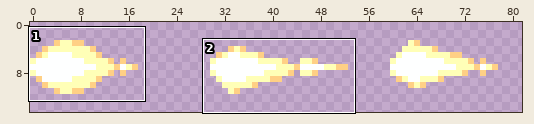
Sprite sheet, stored at guns/astrifle/gbstg44/bulletmuzzle3.png. Above: a wide view before the commit, with the close-up outlined.
Close-up. Earlier state:
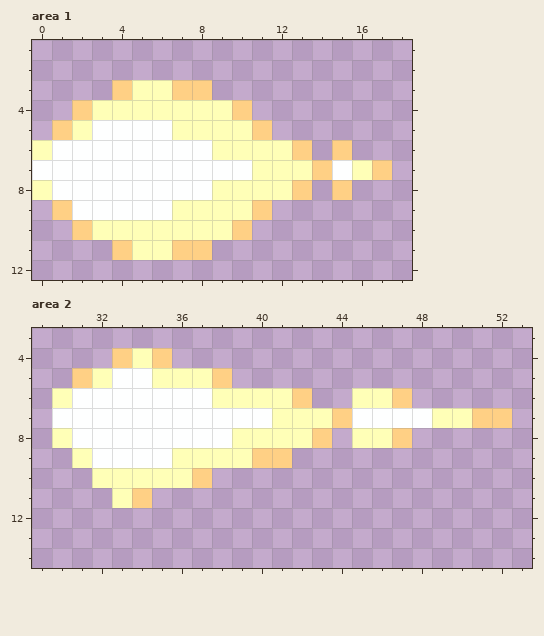
The file is 90x15 pixels. Shown: area 1: x 0..18, y 1..12; area 2: x 29..53, y 3..14. The wide view leaves out empty margins. The commit also changed other parts of the picture, which this record leaves out.
And afterwards:
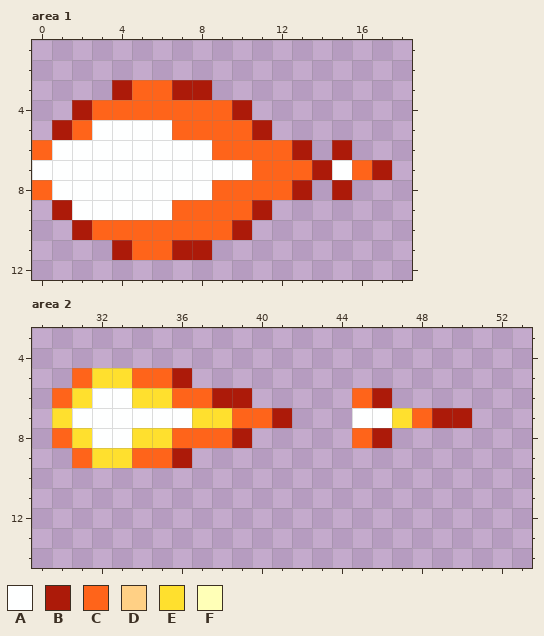
Palette (. is transparent): A #feffff  B #ac1a09  C #ff641a  D #ffd085  E #ffe02e  F #ffffb7
Difference:
Changed rows in their new state; - is an unchanged pixel.
Area 1:
first column x 0:
 3 ----BCCBB---------
 4 --BCCCCCCCB-------
 5 -BC----CCCCB------
 6 C--------CCCCB-B--
 7 -----------CCCB-CB
 8 C--------CCCCB-B--
 9 -B-----CCCCB------
10 --BCCCCCCCB-------
11 ----BCCBB---------
Area 2:
first column x 30:
 4 ---...-----------------
 5 -CEECCB..--------------
 6 CE--EECCBB...--CB.-----
 7 E------EECCB...--ECBB..
 8 CE--EECCCB....-CB.-----
 9 -CEECCB.....-----------
10 --......---------------
11 ---..------------------
Changed places in both close-ups, as pixel boxes (x1, y1, x2, y2):
changed: (32, 80, 392, 260)
changed: (52, 348, 512, 508)
